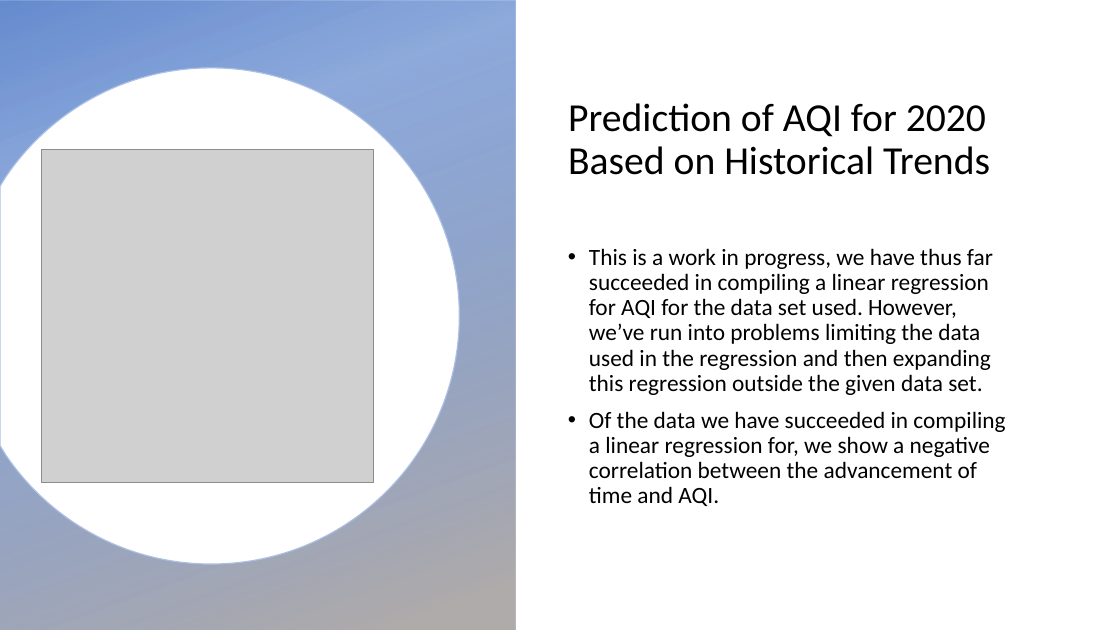
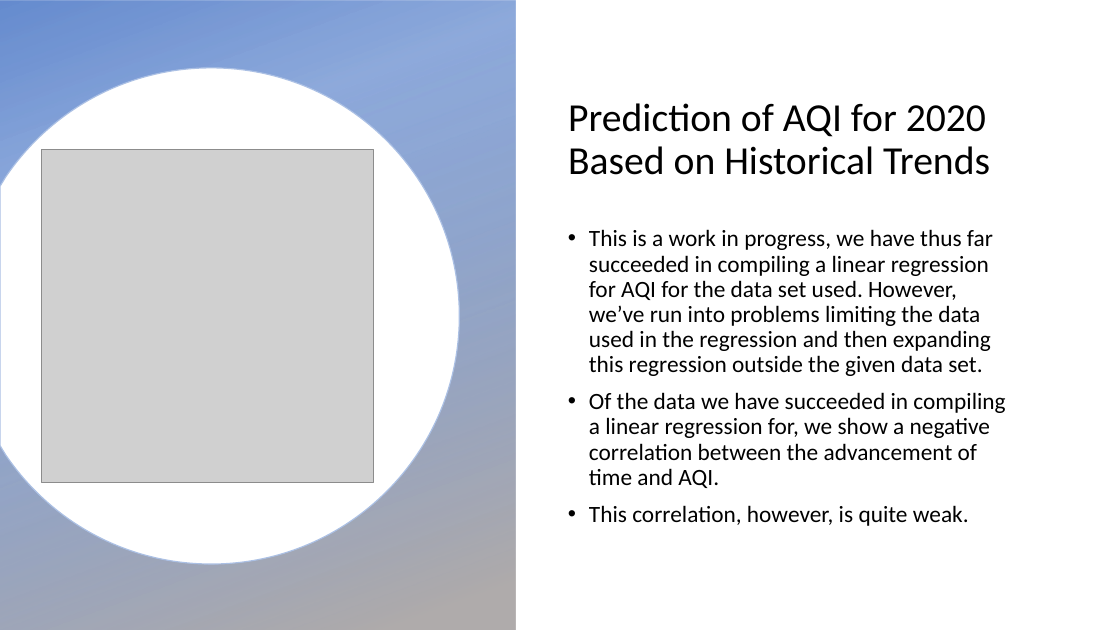
Before and after one commit to gonzaloreusch/Air-Quality, a slide deck: slide 6 of AQI_Presentation.pptx. Drawn at 1120x630 pixels with LibreOffice and Linux fonts; fonts in the diff are those of the drawing; grey boxes stand for pictures; background and template pictures are left out. Boxes give left, top, right and bottom in pixels: in the first picture for what was removed or moved away, otherwise in the second. Text is boxed around its words. In the diff, an @@ line names an element or a change of style, - is before the commit and + after.

```diff
--- a/AQI_Presentation.pptx
+++ b/AQI_Presentation.pptx
@@ text at <box>589,505,969,526</box>: paragraph added @@
+• This correlation, however, is quite weak.
```
Also in this commit, not shown: 1 other slide changed, 1 slide added, 1 slide removed.
